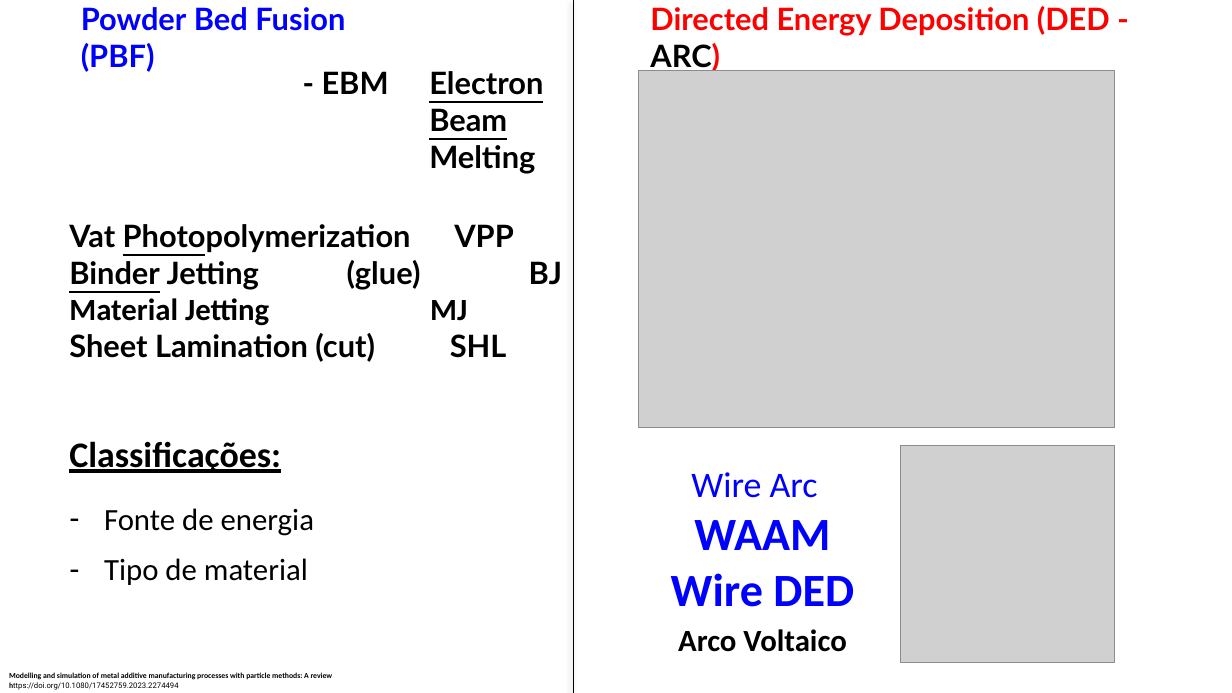
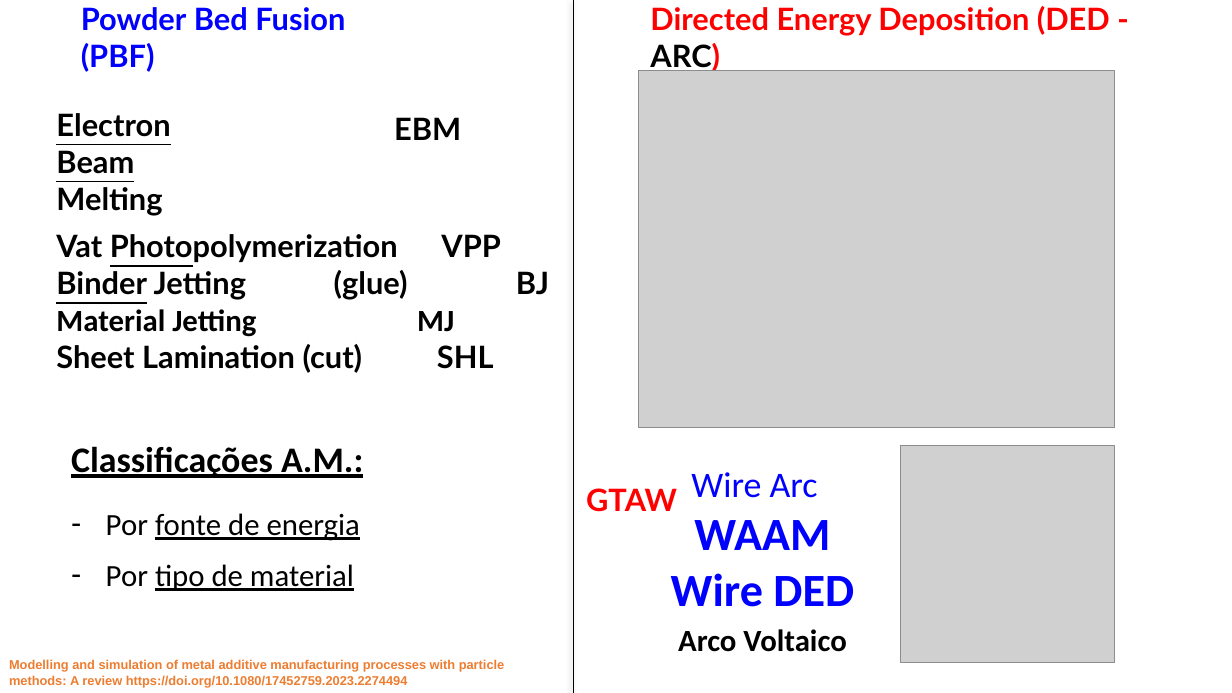
Before and after one commit to grossiRM/AM_FEG, a slide deck: slide 2 of Plano_V02_iii_AM_FEG/d.pptx. Drawn at 1232x693 pixels with LibreOffice and Linux fonts; fonts in the diff are those of the drawing; grey boxes stand for pictures. Boxes give left, top, right and bottom in pixels: in the first picture for what was removed or moved away, otherwise in the second. Text is boxed around its words. In the diff, an @@ line names an element or a change of style, - is before the commit and + after.

```diff
--- a/Plano_V02_iii_AM_FEG/d.pptx
+++ b/Plano_V02_iii_AM_FEG/d.pptx
@@ text "Electron Beam Melting": place and size @@
-text "Electron Beam Melting" at box(429, 71, 543, 174)
+text "Electron Beam Melting" at box(56, 113, 170, 216)
@@ text at box(394, 117, 461, 140): text changed @@
-- EBM
+EBM
@@ text "Vat Photopolymerization VPP": place and size @@
-text "Vat Photopolymerization VPP" at box(69, 224, 562, 362)
+text "Vat Photopolymerization VPP" at box(56, 234, 549, 373)
@@ text at box(71, 446, 363, 591): text changed @@
-Classificações:
-– Fonte de energia
-– Tipo de material
+Classificações A.M.:
+– Por fonte de energia
+– Por tipo de material
@@ text added at box(586, 488, 677, 512), 24 pt, text #FF0000, bold @@
+GTAW
@@ text "Modelling and simulation of metal ...": place and size @@
-text "Modelling and simulation of metal ..." at box(9, 672, 333, 690)
+text "Modelling and simulation of metal ..." at box(9, 659, 505, 687)
@@ text "Modelling and simulation of metal ..." at box(9, 659, 505, 687): size 6 to 10 pt, text colour #000000 to #ED7D31; font Calibri to Arial in "Modelling and simulation of metal additive manufacturing ..."; font Roboto to Arial, bold on in "https://doi.org/10.1080/17452759.2023.2274494" @@
```
Also in this commit, not shown: 10 other slides changed, 10 slides added, 2 slides removed, 7 other files.
